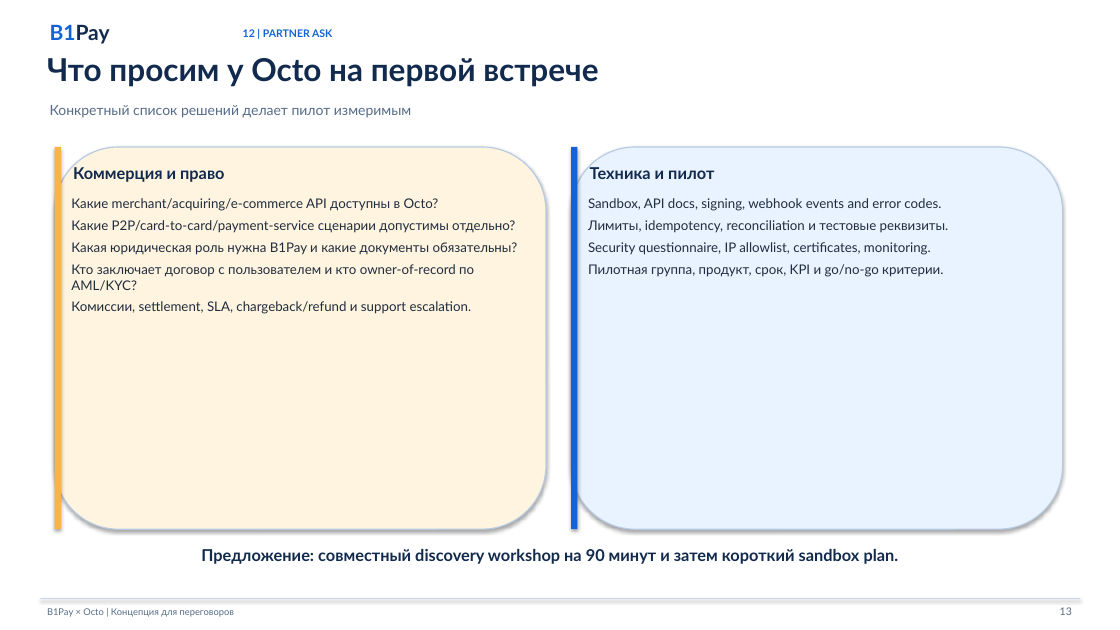
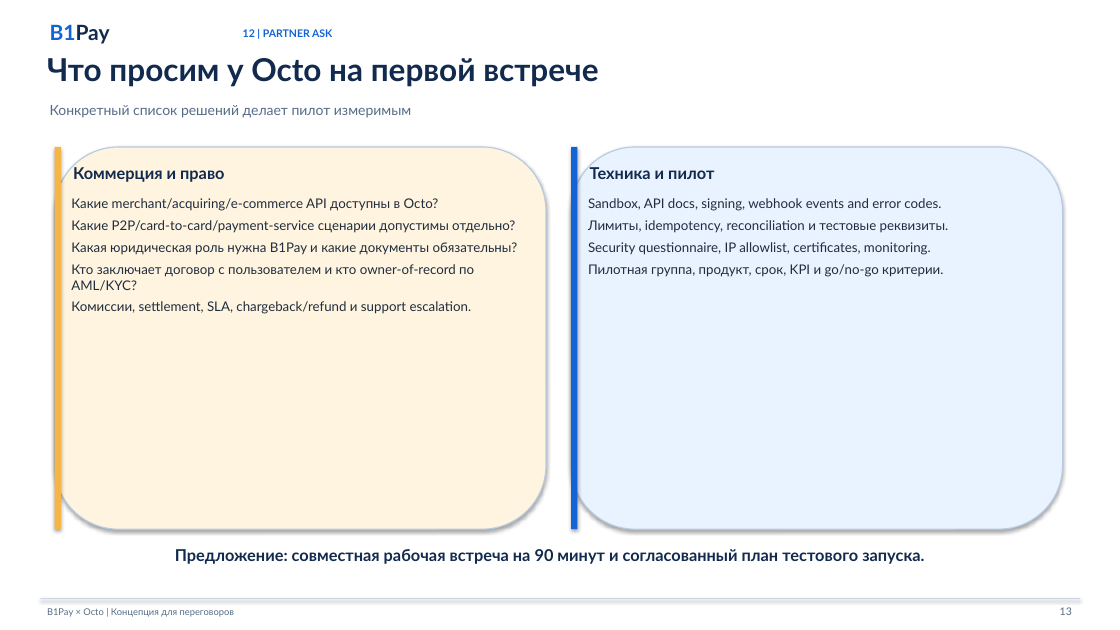
Before and after one commit to alexmorrowind/alexmorrowind.github.io, a slide deck: slide 13 of deliverables/octo-business/output/B1Pay_Octo_Partner_Proposal.pptx. Drawn at 1120x630 pixels with LibreOffice and Linux fonts; fonts in the diff are those of the drawing. Boxes give left, top, right and bottom in pixels: in the first picture for what was removed or moved away, otherwise in the second. Text is boxed around its words. In the diff, an @@ line names an element or a change of style, - is before the commit and + after.

```diff
--- a/deliverables/octo-business/output/B1Pay_Octo_Partner_Proposal.pptx
+++ b/deliverables/octo-business/output/B1Pay_Octo_Partner_Proposal.pptx
@@ text at bbox=[175, 549, 924, 564]: text changed @@
-Предложение: совместный discovery workshop на 90 минут и затем короткий sandbox plan.
+Предложение: совместная рабочая встреча на 90 минут и согласованный план тестового запуска.
```
Also in this commit, not shown: 1 other slide changed, 3 other files.
